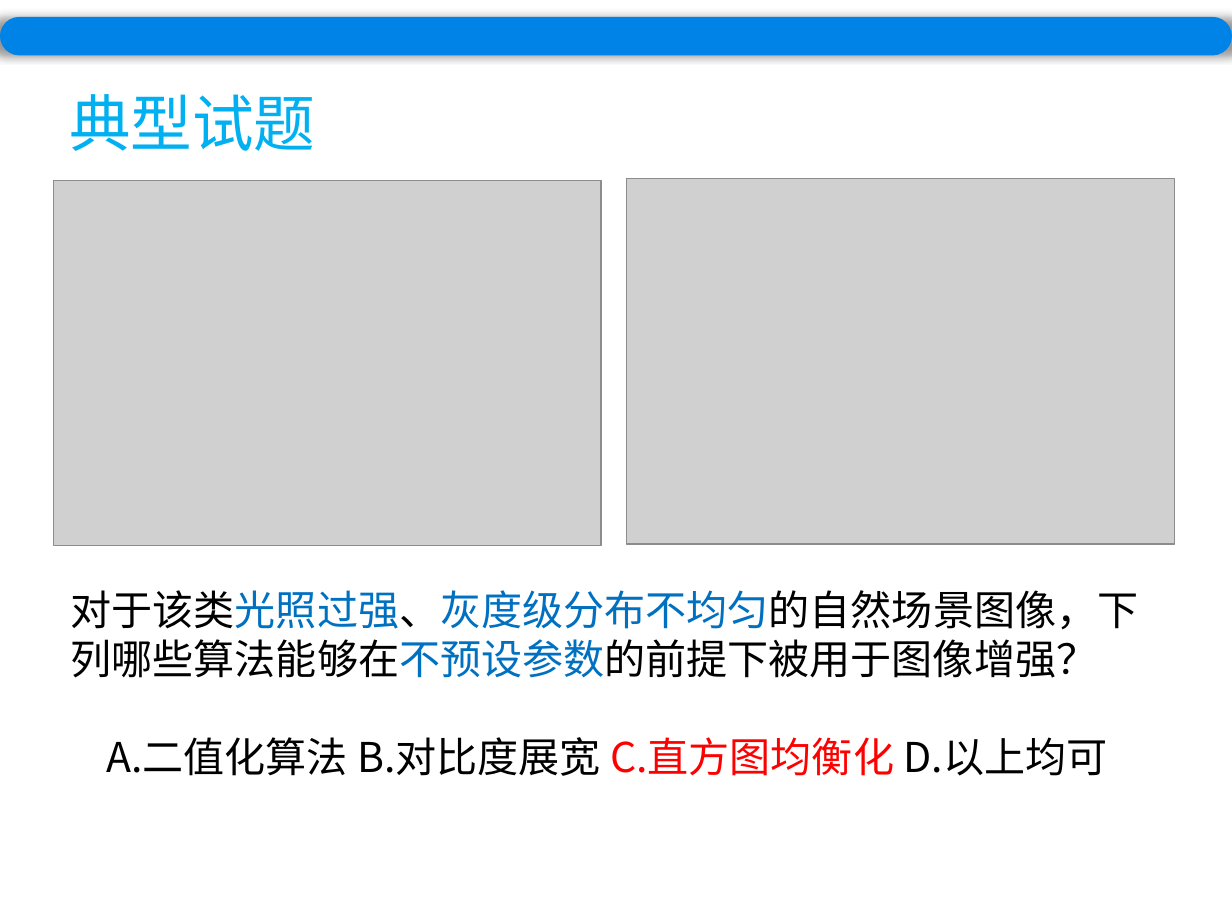
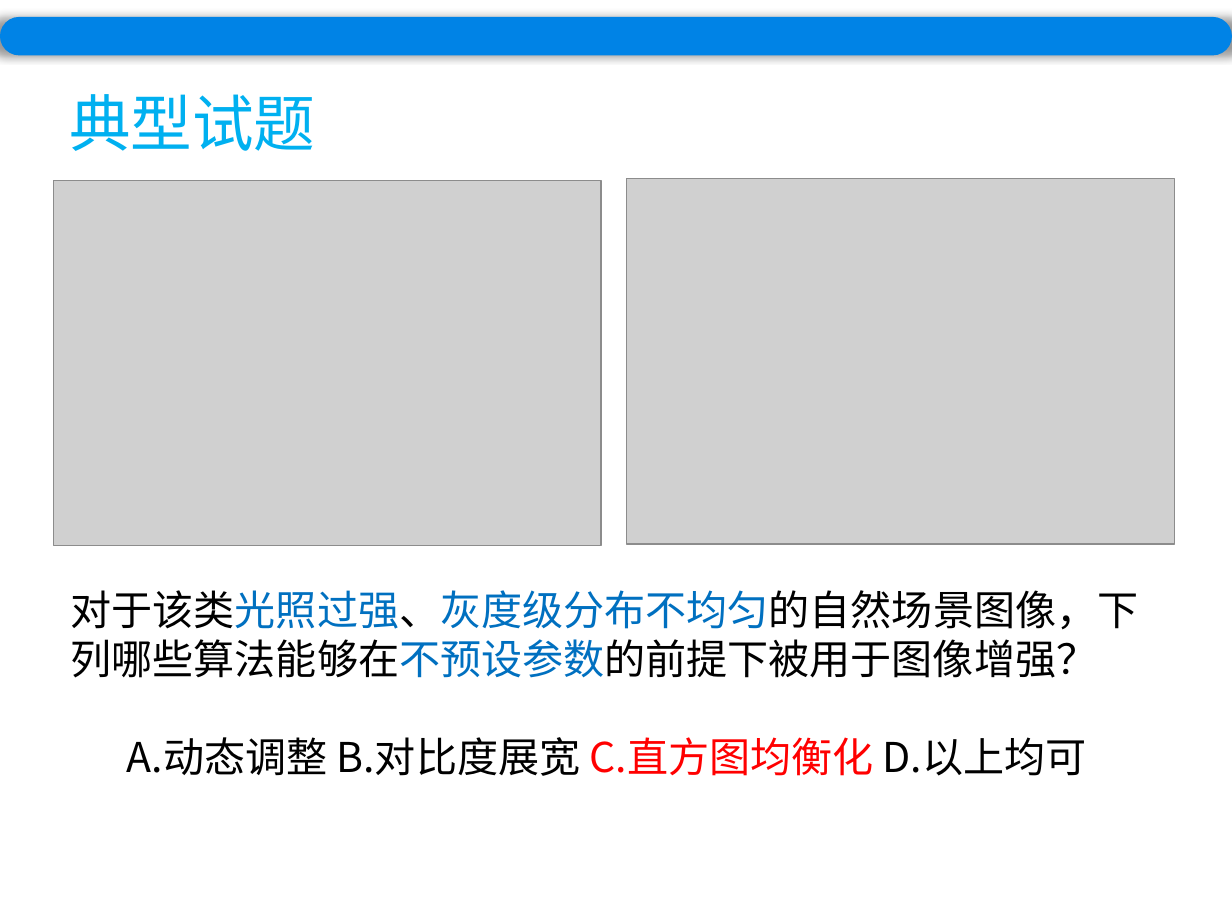
Before and after one commit to wuyirui/wuyirui.github.io, a slide deck: slide 3 of ppt/Chapter4.pptx. Drawn at 1232x924 pixels with LibreOffice and Linux fonts; fonts in the diff are those of the drawing; grey boxes stand for pictures. Boxes give left, top, right and bottom in pixels: in the first picture for what was removed or moved away, otherwise in the second. Text is boxed around its words. In the diff, an @@ line names an element or a change of style, - is before the commit and + after.

```diff
--- a/ppt/Chapter4.pptx
+++ b/ppt/Chapter4.pptx
@@ text at <box>127,737,1087,776</box>: text changed @@
-A.二值化算法 B.对比度展宽 C.直方图均衡化 D.以上均可
+A.动态调整 B.对比度展宽 C.直方图均衡化 D.以上均可
```
Also in this commit, not shown: 1 other slide changed, 11 other files.
